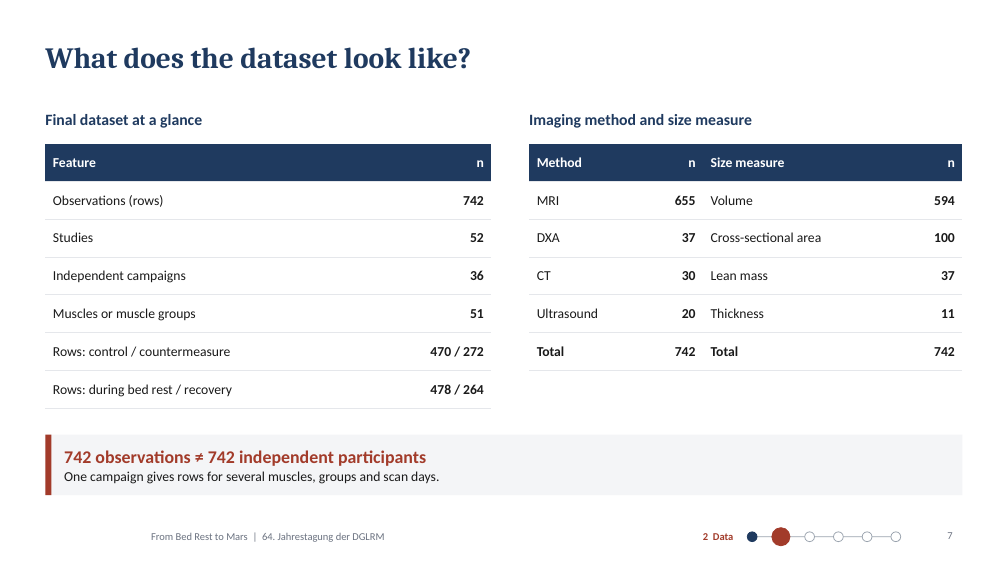
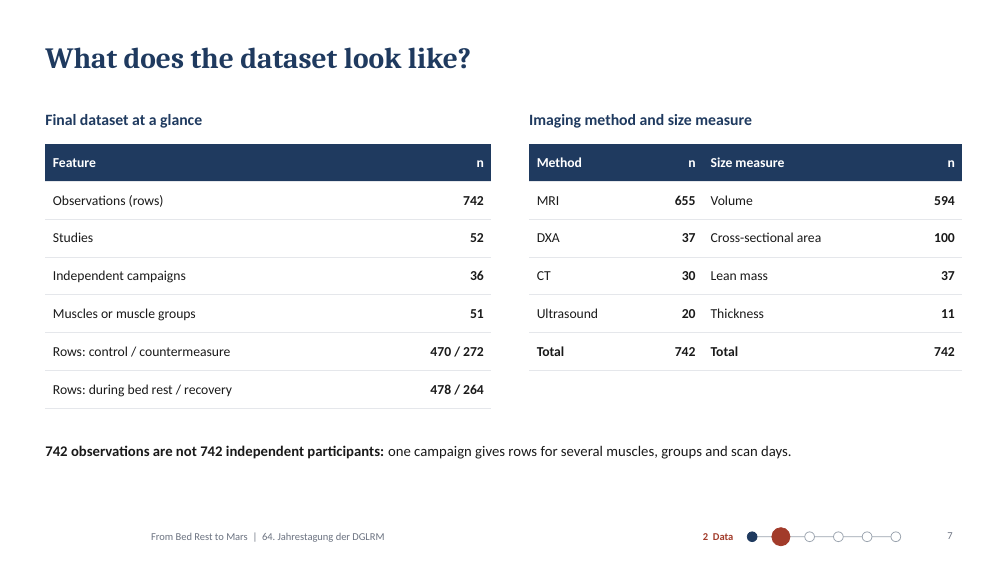
Before and after one commit to MiladBahariQaragoz/BedrestToMars, a slide deck: slide 7 of presentation/bed-rest-to-mars-talk.pptx. Drawn at 1008x567 pixels with LibreOffice and Linux fonts; fonts in the diff are those of the drawing; background and template pictures are left out. Boxes give left, top, right and bottom in pixels: in the first picture for what was removed or moved away, otherwise in the second. Text is boxed around its words. In the diff, an @@ line names an element or a change of style, - is before the commit and + after.

```diff
--- a/presentation/bed-rest-to-mars-talk.pptx
+++ b/presentation/bed-rest-to-mars-talk.pptx
@@ text at box(45, 445, 792, 459): text changed; size 13 to 14 pt @@
-742 observations ≠ 742 independent participants
-One campaign gives rows for several muscles, groups and scan days.
+742 observations are not 742 independent participants: one campaign gives rows for several muscles, groups and scan days.
@@ text "742 observations are not 742 ..." at box(45, 445, 792, 459): vertical alignment middle to top @@
@@ rectangle removed at box(45, 435, 963, 495) @@
@@ rectangle removed at box(45, 435, 51, 495) @@
```
Also in this commit, not shown: 2 other files.
